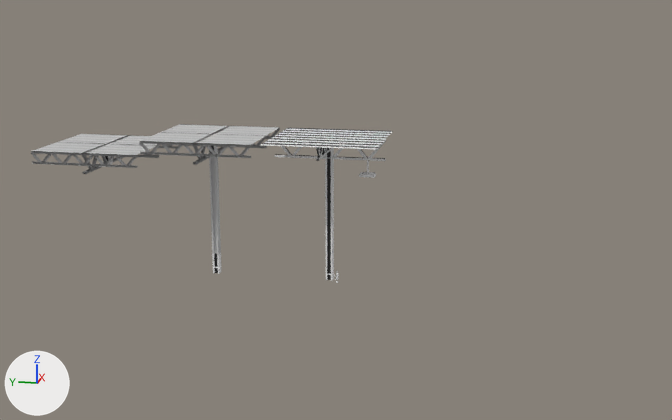
An edit to the Blender file bricks/bricks.blend, drawn before and after from the same camera.
Rendered twice from a camera (50 mm lens) standing at (-511.0, -104.0, 170.0) and looking at (1.0, -2.0, 42.0). The axes (+X, +Y, +Z) are drawn at lower left. The lights are the same throughout.

The first picture shows 'light', 'pillar', 'pillar.001', 'pillar.002', 'pillar.005', 'pillar.006', 'pillar.007', 'truss', 'truss.003', 'warehouse_roof'.
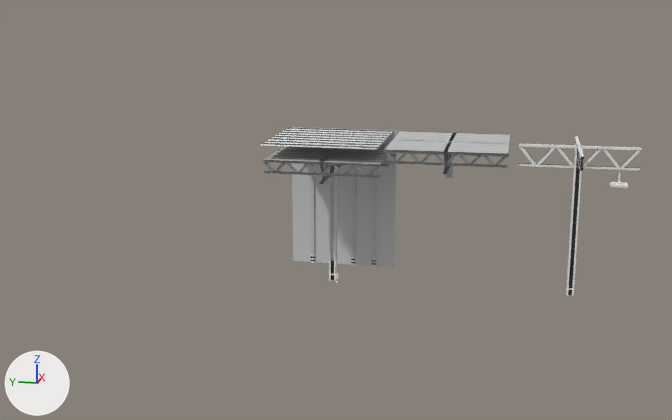
The edits, one by one:
Material 'wallgray 1 side' (mat_wallgray_1_side) is new.
Its base color is (0.6, 0.6, 0.6) (light grey #cbcbcb).
Mesh me_cube_117 is new.
It has 192 vertices, 121 faces and spans x -1.6..0.5, y -32.0..32.0, z -32.0..52.4.
Faces by material slot: [40, 21, 12, 24, 24].
It uses material mat_blank_side (its picture is missing).
It uses material mat_wallgray_1_side (its picture is missing).
It uses material mat_polegray_0_95 (light grey #c4c4c4).
It uses material mat_polegray_0_9 (grey #bcbcbc).
It uses material mat_black_side (black #000000).
Object 'pillar.002' (ob_pillar_002) moves from (0.0, 137.0, 70.0) to (0.0, 0.0, 70.0).
Object 'pillar.006' (ob_pillar_006) moves from (0.0, 71.0, 6.0) to (0.0, 0.0, 6.0).
Object 'pillar.005' (ob_pillar_005) moves from (0.0, 71.0, 78.0) to (0.0, -66.0, 78.0).
Object 'light' (ob_light) moves from (0.0, -20.0, 69.0) to (0.0, -157.0, 69.0).
Object 'pillar.007' (ob_pillar_007) moves from (0.0, 2.0, 42.0) to (0.0, -135.0, 42.0).
Object 'truss.003' (ob_truss_003) moves from (17.0, 2.0, 78.0) to (17.0, -135.0, 78.0).
Object 'truss' (ob_truss) moves from (0.0, 19.0, 78.0) to (0.0, -118.0, 78.0).
Object 'pillar.001' (ob_pillar_001) moves from (0.0, 2.0, 6.0) to (0.0, -135.0, 6.0).
Object 'pillar' (ob_pillar) moves from (0.0, 2.0, 78.0) to (0.0, -135.0, 78.0).
Object 'warehouse wall bottom' (ob_warehouse_wall_bottom) is new; it shows me_cube_117.
Its location is (32.5, 0.0, 32.0).

What differs and where, as boxes [x1, y1, x2, y2] in the pictures (672 x 420 px):
'warehouse wall bottom', added
    after: [292, 127, 397, 267]
'pillar.005', moved
    before: [139, 124, 280, 169]
    after: [384, 131, 510, 178]
'pillar.002', moved
    before: [31, 134, 178, 174]
    after: [263, 144, 396, 184]
'pillar.006', moved
    before: [210, 168, 221, 274]
    after: [329, 173, 337, 281]
'pillar.007', moved
    before: [325, 159, 334, 261]
    after: [567, 168, 582, 275]
'truss', moved
    before: [275, 136, 386, 161]
    after: [518, 144, 642, 170]
'pillar.001', moved
    before: [326, 259, 334, 281]
    after: [566, 274, 575, 296]
'truss.003', moved
    before: [316, 136, 332, 161]
    after: [574, 136, 584, 171]
'light', moved
    before: [359, 160, 376, 178]
    after: [610, 170, 628, 188]
'pillar', moved
    before: [325, 148, 334, 159]
    after: [574, 145, 583, 168]
